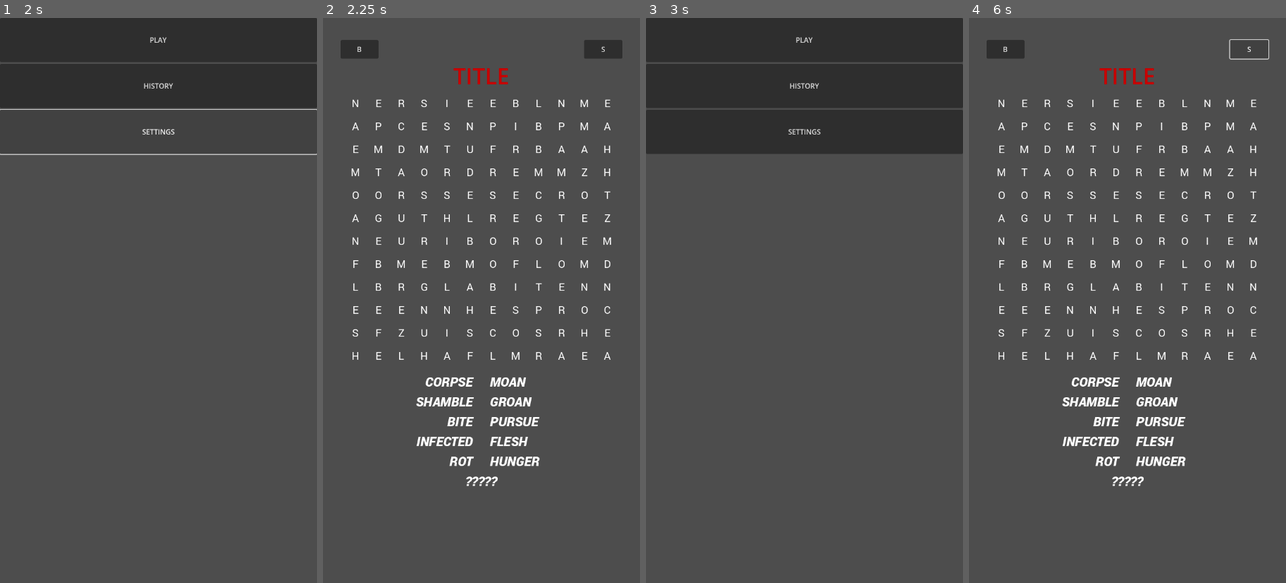
Above: before the commit, frames 1-4 (left to right).
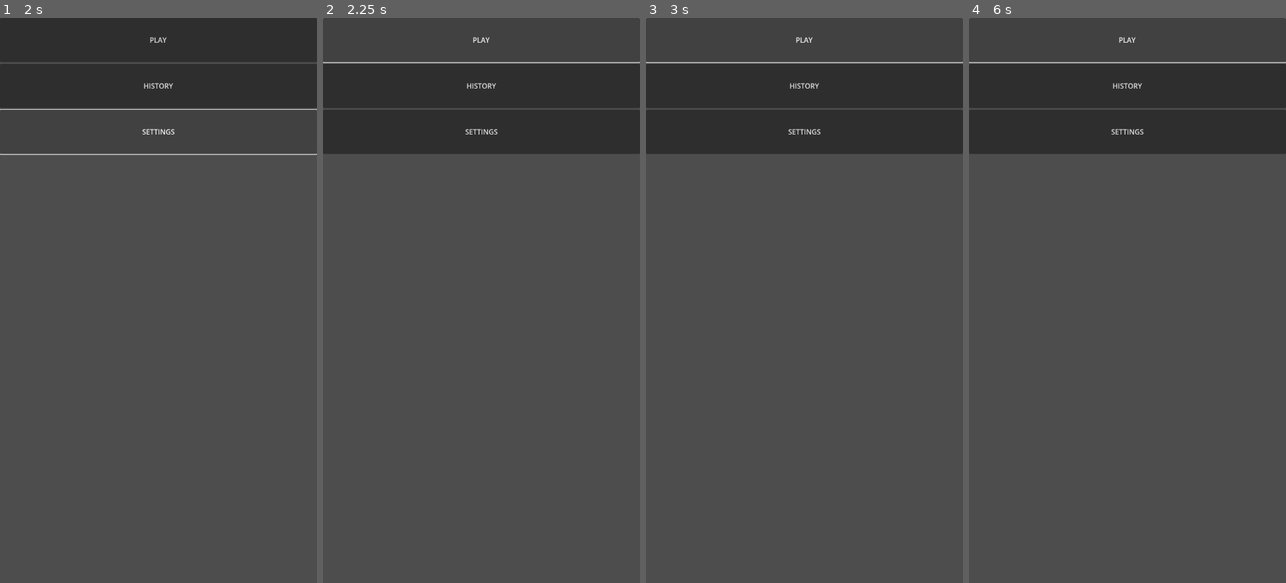
Above: after the commit, the same moments.

Repository: BreadCrowns/dailyWordSearchGodot
Game: Godot game, scene res://scenes/MainMenu.tscn
Same seed, same stepped clock (60 frames per second), same inputs: the game is played once before the commit and once after it.
Inputs (mouse positions are in pixels of both pictures, inside the frame that each line leads up to):
- Up to frame 1 (2 s): click "HISTORY" at 0.5 s; click "SETTINGS" at 1.25 s
- Up to frame 2 (2.25 s): click "PLAY" at 2 s
- Up to frame 3 (3 s): click (684, 51) at 2.75 s, where only the run before the commit has a clickable "B"
- Up to frame 4 (6 s): click "HISTORY" at 3.5 s; click "SETTINGS" at 4.25 s; click "PLAY" at 5 s; click (1247, 51) at 5.75 s, where only the run before the commit has a clickable "S"

Frame 1 is identical in both runs. In frame 2, 19% of the frame differs, in the area x 0-100%, y 0-83%; in frame 3, 0.3%; in frame 4, 19%.
Error after the commit: Parse Error: Used space character for indentation instead of tab as used before in the file. (res://scripts/MainMenu.gd:12)

Commit message:
Add Firebase puzzle loading, settings and history

Diff:
--- /dev/null
+++ b/dailywordsearch/scenes/HistoryScreen.tscn
@@ -0,0 +1,33 @@
+[gd_scene load_steps=2 format=3]
+
+[ext_resource type="Script" path="res://scripts/HistoryScreen.gd" id="1"]
+
+[node name="HistoryScreen" type="Control"]
+layout_mode = 3
+anchor_right = 1.0
+anchor_bottom = 1.0
+grow_horizontal = 2
+grow_vertical = 2
+script = ExtResource("1")
+
+[node name="VBoxContainer" type="VBoxContainer" parent="."]
+anchor_right = 1.0
+anchor_bottom = 1.0
+grow_horizontal = 2
+grow_vertical = 2
+
+[node name="ScrollContainer" type="ScrollContainer" parent="VBoxContainer"]
+anchor_right = 1.0
+anchor_bottom = 1.0
+grow_horizontal = 2
+grow_vertical = 2
+
+[node name="HistoryList" type="VBoxContainer" parent="VBoxContainer/ScrollContainer"]
+anchor_right = 1.0
+anchor_bottom = 1.0
+grow_horizontal = 2
+grow_vertical = 2
+
+[node name="BackButton" type="Button" parent="VBoxContainer"]
+custom_minimum_size = Vector2(0, 100)
+text = "BACK"
--- /dev/null
+++ b/dailywordsearch/scenes/SettingsScreen.tscn
@@ -0,0 +1,25 @@
+[gd_scene load_steps=2 format=3]
+
+[ext_resource type="Script" path="res://scripts/SettingsScreen.gd" id="1"]
+
+[node name="SettingsScreen" type="Control"]
+layout_mode = 3
+anchor_right = 1.0
+anchor_bottom = 1.0
+grow_horizontal = 2
+grow_vertical = 2
+script = ExtResource("1")
+
+[node name="VBoxContainer" type="VBoxContainer" parent="."]
+anchor_right = 1.0
+anchor_bottom = 1.0
+grow_horizontal = 2
+grow_vertical = 2
+
+[node name="Label" type="Label" parent="VBoxContainer"]
+text = "SETTINGS"
+horizontal_alignment = 1
+
+[node name="BackButton" type="Button" parent="VBoxContainer"]
+custom_minimum_size = Vector2(0, 100)
+text = "BACK"
--- /dev/null
+++ b/dailywordsearch/scripts/HistoryScreen.gd
@@ -0,0 +1,34 @@
+extends Control
+
+@onready var back_button = $VBoxContainer/BackButton
+@onready var history_list = $VBoxContainer/ScrollContainer/HistoryList
+
+func _ready():
+    back_button.pressed.connect(_on_back_pressed)
+    load_history()
+
+func load_history():
+    for child in history_list.get_children():
+        history_list.remove_child(child)
+        child.queue_free()
+    var path = "user://history.json"
+    if FileAccess.file_exists(path):
+        var file = FileAccess.open(path, FileAccess.READ)
+        var data = JSON.parse_string(file.get_as_text())
+        file.close()
+        if typeof(data) == TYPE_ARRAY:
+            for entry in data:
+                var label = Label.new()
+                var date = entry.get("date", "")
+                var count = entry.get("solved_words", []).size()
+                label.text = "%s - %d words" % [date, count]
+                history_list.add_child(label)
+
+func _on_back_pressed():
+    var scene = load("res://scenes/MainMenu.tscn")
+    if scene:
+        var main_menu = scene.instantiate()
+        get_tree().root.add_child(main_menu)
+        queue_free()
+    else:
+        push_error("Failed to load MainMenu.tscn")
--- a/dailywordsearch/scripts/MainMenu.gd
+++ b/dailywordsearch/scripts/MainMenu.gd
@@ -10,12 +10,24 @@
 	settings_button.pressed.connect(_on_settings_pressed)
 
 func _on_play_pressed():
-	var puzzle_scene = preload("res://scenes/PuzzleScreen.tscn").instantiate()
-	get_tree().root.add_child(puzzle_scene)
-	queue_free()  # Remove MainMenu
+       var puzzle_scene = preload("res://scenes/PuzzleScreen.tscn").instantiate()
+       get_tree().root.add_child(puzzle_scene)
+       queue_free()  # Remove MainMenu
 
 func _on_history_pressed():
-	print("History screen not implemented yet.")
+       var scene = load("res://scenes/HistoryScreen.tscn")
+       if scene:
+               var hist = scene.instantiate()
+               get_tree().root.add_child(hist)
+               queue_free()
+       else:
+               push_error("Failed to load HistoryScreen.tscn")
 
 func _on_settings_pressed():
-	print("Settings screen not implemented yet.")
+       var scene = load("res://scenes/SettingsScreen.tscn")
+       if scene:
+               var settings = scene.instantiate()
+               get_tree().root.add_child(settings)
+               queue_free()
+       else:
+               push_error("Failed to load SettingsScreen.tscn")
--- a/dailywordsearch/scripts/PuzzleScreen.gd
+++ b/dailywordsearch/scripts/PuzzleScreen.gd
@@ -22,10 +22,15 @@
 
 # Grid configuration
 const GRID_SIZE = 12
-const GRID_LETTERS = "NERSIEEBLNMEAPCESNPIBPMAEMDMTUFRBAAHMTAORDREMMZHOORSSESECROTAGUTHLREGTEZNEURIBOROIEMFBMEBMOFLOMDLBRGLABITENNEEENNHESPROCSFZUISCOSRHEHELHAFLMRAEA"
+var grid_letters: String = "NERSIEEBLNMEAPCESNPIBPMAEMDMTUFRBAAHMTAORDREMMZHOORSSESECROTAGUTHLREGTEZNEURIBOROIEMFBMEBMOFLOMDLBRGLABITENNEEENNHESPROCSFZUISCOSRHEHELHAFLMRAEA"
 
 # Word list
-const WORDS = ["Corpse", "Shamble", "Bite", "Infected", "Rot", "Moan", "Groan", "Pursue", "Flesh", "Hunger", "Zombie"]
+var words: Array = ["Corpse", "Shamble", "Bite", "Infected", "Rot", "Moan", "Groan", "Pursue", "Flesh", "Hunger", "Zombie"]
+
+# Puzzle date and history tracking
+var puzzle_date: String
+var solved_words: Array = []
+var http_request: HTTPRequest
 
 # Dragging state variables
 var drag_start: Vector2i = Vector2i(-1, -1)
@@ -35,10 +40,13 @@
 
 # Initialization
 func _ready():
-	generate_grid()
-	load_words()
-	set_process_input(true)
-	back_button.pressed.connect(_on_back_pressed)
+       http_request = HTTPRequest.new()
+       add_child(http_request)
+       http_request.request_completed.connect(_on_puzzle_request_completed)
+       puzzle_date = Time.get_date_string_from_system()
+       request_puzzle(puzzle_date)
+       set_process_input(true)
+       back_button.pressed.connect(_on_back_pressed)
 
 # Handle back button press
 func _on_back_pressed():
@@ -47,14 +55,28 @@
 		var main_menu = scene.instantiate()
 		get_tree().root.add_child(main_menu)
 		queue_free()
-	else:
-		push_error("Failed to load MainMenu.tscn")
+        else:
+                push_error("Failed to load MainMenu.tscn")
+
+func request_puzzle(date: String):
+       var url = "https://your-project.firebaseio.com/puzzles/%s.json" % date
+       http_request.request(url)
+
+func _on_puzzle_request_completed(result, response_code, headers, body):
+       if result == OK and response_code == 200:
+               var text = body.get_string_from_utf8()
+               var data = JSON.parse_string(text)
+               if typeof(data) == TYPE_DICTIONARY:
+                       grid_letters = data.get("grid", grid_letters)
+                       words = data.get("words", words)
+       generate_grid()
+       load_words()
 
 # Generate the letter grid from the predefined string
 func generate_grid():
-	if GRID_LETTERS.length() < GRID_SIZE * GRID_SIZE:
-		push_error("GRID_LETTERS string is too short for grid size")
-		return
+       if grid_letters.length() < GRID_SIZE * GRID_SIZE:
+               push_error("GRID_LETTERS string is too short for grid size")
+               return
 
 	for child in grid.get_children():
 		grid.remove_child(child)
@@ -63,9 +85,9 @@
 	var index := 0
 	for y in range(GRID_SIZE):
 		for x in range(GRID_SIZE):
-			var label = Label.new()
-			label.text = GRID_LETTERS[index]
-			index += 1
+                       var label = Label.new()
+                       label.text = grid_letters[index]
+                       index += 1
 			label.horizontal_alignment = HORIZONTAL_ALIGNMENT_CENTER
 			label.vertical_alignment = VERTICAL_ALIGNMENT_CENTER
 			label.size_flags_horizontal = Control.SIZE_EXPAND_FILL
@@ -79,21 +101,23 @@
 
 # Load and display the word list
 func load_words():
-	for i in range(5):
-		word_list_col1[i].text = WORDS[i].to_upper()
-		word_list_col1[i].add_theme_color_override("font_color", Color.WHITE)
-		word_list_col1[i].add_theme_font_size_override("font_size", 30)
-		word_list_col1[i].add_theme_font_override("font", load("res://fonts/Roboto-BlackItalic.ttf"))
-		#label.add_theme_font_override("font", preload("res://fonts/RobotoFont.tres"))
-	for i in range(5, 10):
-		word_list_col2[i - 5].text = WORDS[i].to_upper()
-		word_list_col2[i - 5].add_theme_color_override("font_color", Color.WHITE)
-		word_list_col2[i - 5].add_theme_font_size_override("font_size", 30)
-		word_list_col2[i - 5].add_theme_font_override("font", load("res://fonts/Roboto-BlackItalic.ttf"))
-	word_label_center.text = "?????"
-	word_label_center.add_theme_color_override("font_color", Color.WHITE)
-	word_label_center.add_theme_font_size_override("font_size", 30)
-	word_label_center.add_theme_font_override("font", load("res://fonts/Roboto-BlackItalic.ttf"))
+       for i in range(min(5, words.size())):
+               word_list_col1[i].text = words[i].to_upper()
+               word_list_col1[i].add_theme_color_override("font_color", Color.WHITE)
+               word_list_col1[i].add_theme_font_size_override("font_size", 30)
+               word_list_col1[i].add_theme_font_override("font", load("res://fonts/Roboto-BlackItalic.ttf"))
+       for i in range(5, min(10, words.size())):
+               word_list_col2[i - 5].text = words[i].to_upper()
+               word_list_col2[i - 5].add_theme_color_override("font_color", Color.WHITE)
+               word_list_col2[i - 5].add_theme_font_size_override("font_size", 30)
+               word_list_col2[i - 5].add_theme_font_override("font", load("res://fonts/Roboto-BlackItalic.ttf"))
+       if words.size() > 10:
+               word_label_center.text = words[10].to_upper()
+       else:
+               word_label_center.text = ""
+       word_label_center.add_theme_color_override("font_color", Color.WHITE)
+       word_label_center.add_theme_font_size_override("font_size", 30)
+       word_label_center.add_theme_font_override("font", load("res://fonts/Roboto-BlackItalic.ttf"))
 
 # Input handling
 func _input(event):
@@ -140,26 +164,45 @@
 	if not is_straight_line(start, end):
 		return false
 
-	var selected_word := ""
-	var pos = start
-	while pos != end + step:
-		var index = pos.y * GRID_SIZE + pos.x
-		if index >= 0 and index < GRID_LETTERS.length():
-			selected_word += GRID_LETTERS[index]
-		pos += step
-
-	var match := WORDS.any(func(w): return w.to_lower() == selected_word.to_lower() or w.to_lower() == selected_word.reverse().to_lower())
-	if match:
-		for label in word_list_col1 + word_list_col2 + [word_label_center]:
-			if label == word_label_center and (WORDS[10].to_lower() == selected_word.to_lower() or WORDS[10].to_lower() == selected_word.reverse().to_lower()):
-				label.text = WORDS[10].to_upper()
-				label.add_theme_color_override("font_color", Color.GREEN)
-				return true
-			elif label.text.to_lower() == selected_word.to_lower() or label.text.to_lower() == selected_word.reverse().to_lower():
-				label.add_theme_color_override("font_color", Color.GREEN)
-				break
-		return true
-	return false
+       var selected_word := ""
+       var pos = start
+       while pos != end + step:
+               var index = pos.y * GRID_SIZE + pos.x
+               if index >= 0 and index < grid_letters.length():
+                       selected_word += grid_letters[index]
+               pos += step
+
+       var match := words.any(func(w): return w.to_lower() == selected_word.to_lower() or w.to_lower() == selected_word.reverse().to_lower())
+       if match:
+               var normalized = selected_word.to_lower()
+               if normalized not in solved_words:
+                       solved_words.append(normalized)
+               for label in word_list_col1 + word_list_col2 + [word_label_center]:
+                       if words.size() > 10 and label == word_label_center and (words[10].to_lower() == normalized or words[10].to_lower() == normalized.reverse()):
+                               label.text = words[10].to_upper()
+                               label.add_theme_color_override("font_color", Color.GREEN)
+                               break
+                       elif label.text.to_lower() == normalized or label.text.to_lower() == normalized.reverse():
+                               label.add_theme_color_override("font_color", Color.GREEN)
+                               break
+               if solved_words.size() == words.size():
+                       _record_history()
+               return true
+       return false
+
+func _record_history():
+       var path = "user://history.json"
+       var history = []
+       if FileAccess.file_exists(path):
+               var file = FileAccess.open(path, FileAccess.READ)
+               var data = JSON.parse_string(file.get_as_text())
+               file.close()
+               if typeof(data) == TYPE_ARRAY:
+                       history = data
+       history.append({"date": puzzle_date, "solved_words": solved_words})
+       var file = FileAccess.open(path, FileAccess.WRITE)
+       file.store_string(JSON.stringify(history))
+       file.close()
 
 # Utilities
 func get_grid_cell_from_position(pos: Vector2) -> Vector2i:
--- /dev/null
+++ b/dailywordsearch/scripts/SettingsScreen.gd
@@ -0,0 +1,15 @@
+extends Control
+
+@onready var back_button = $VBoxContainer/BackButton
+
+func _ready():
+    back_button.pressed.connect(_on_back_pressed)
+
+func _on_back_pressed():
+    var scene = load("res://scenes/MainMenu.tscn")
+    if scene:
+        var main_menu = scene.instantiate()
+        get_tree().root.add_child(main_menu)
+        queue_free()
+    else:
+        push_error("Failed to load MainMenu.tscn")
